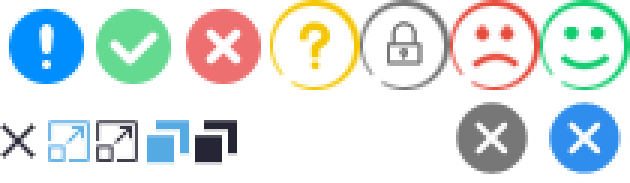
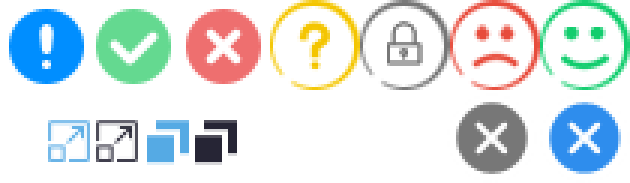
Revision of a layered (630, 183) image; what changed, layer by layer:
added layer "图层 2" above "图层 0" over [0, 123, 36, 159]
